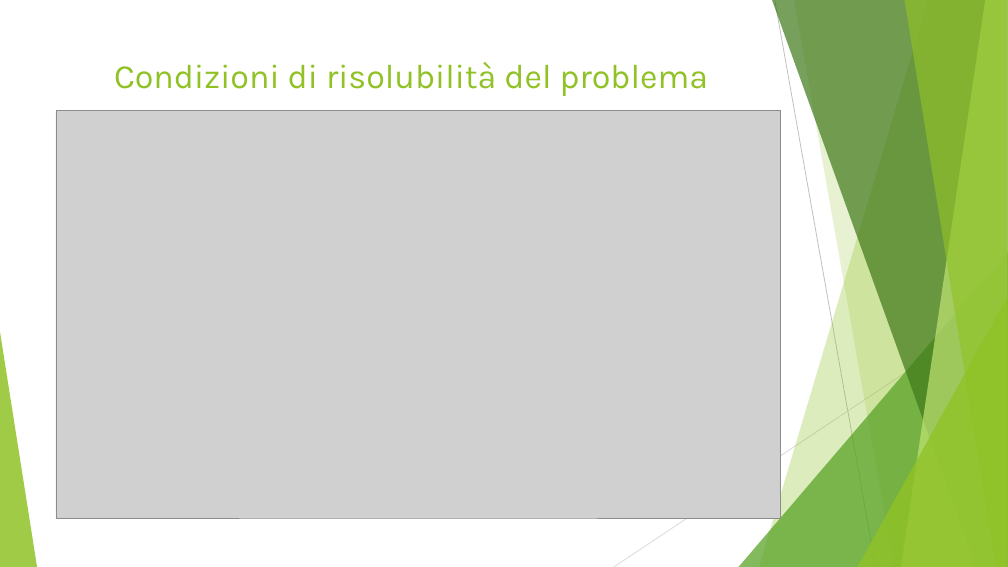
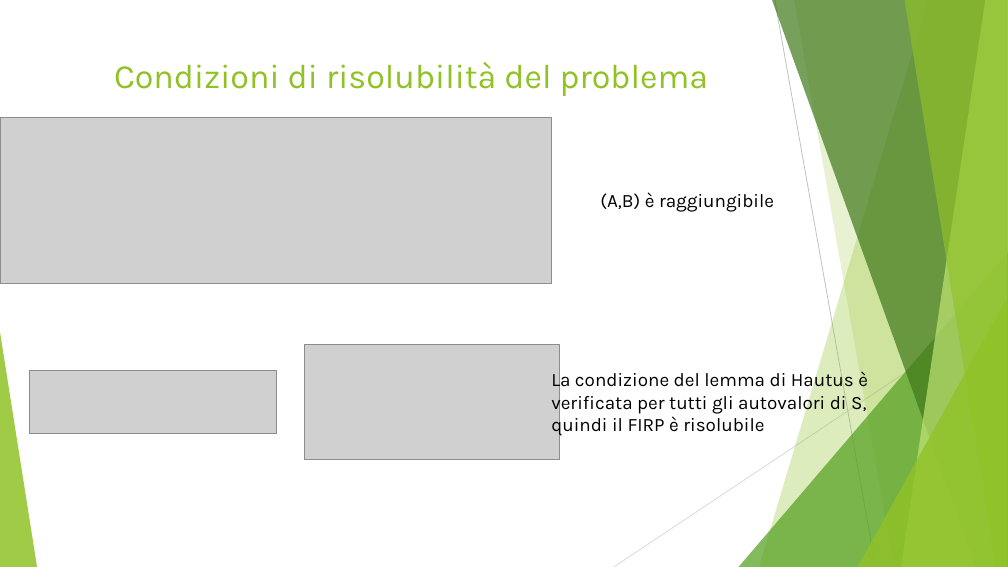
Before and after one commit to simonesinceri/CRA-2020-2021, a slide deck: slide 4 of Assignment_7/Presentazione ass7.pptx. Drawn at 1008x567 pixels with LibreOffice and Linux fonts; fonts in the diff are those of the drawing; grey boxes stand for pictures. Boxes give left, top, right and bottom in pixels: in the first picture for what was removed or moved away, otherwise in the second. Text is boxed around its words. In the diff, an @@ line names an element or a change of style, - is before the commit and + after.

```diff
--- a/Assignment_7/Presentazione ass7.pptx
+++ b/Assignment_7/Presentazione ass7.pptx
@@ picture added at bbox=[0, 118, 552, 284] @@
@@ picture removed at bbox=[56, 110, 780, 518] @@
@@ text added at bbox=[600, 192, 774, 212], 18 pt, text #000000 @@
+(A,B) è raggiungibile
@@ picture added at bbox=[304, 345, 559, 460] @@
@@ picture added at bbox=[29, 371, 276, 434] @@
@@ text added at bbox=[551, 369, 868, 437], 18 pt, text #000000 @@
+La condizione del lemma di Hautus è verificata per tutti gli autovalori di S, quindi il FIRP è risolubile
```
Also in this commit, not shown: 2 other slides changed, 8 slides added, 9 slides removed.
